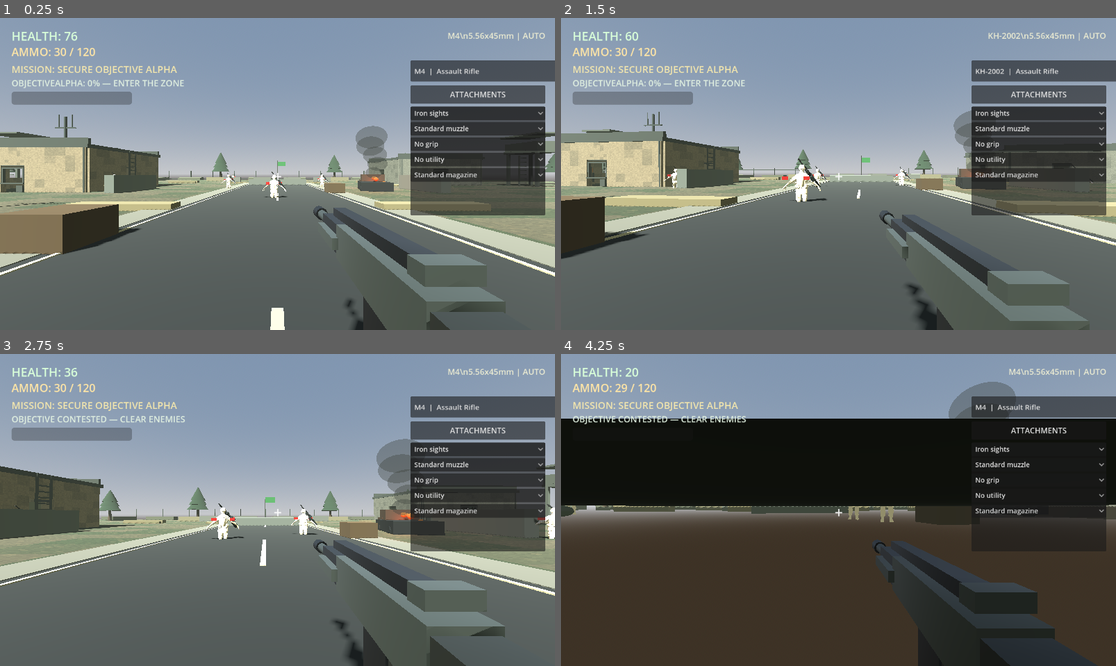
Above: before the commit, frames 1-4 (two rows, left to right).
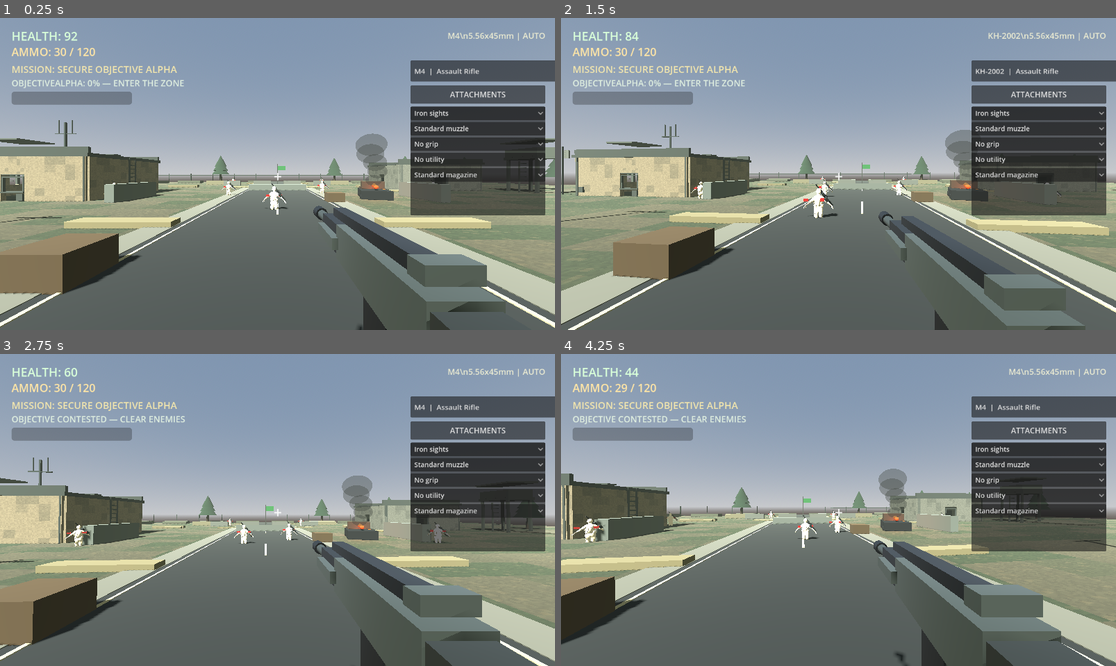
Above: after the commit, the same moments.

Repository: leefortine86-eng/Hunger-For-War
Game: Godot game, scene res://scenes/main.tscn
The game is run twice, just before and just after one commit, with the same random seed, the same clock (stepped at 60 frames per second) and the same inputs.
Inputs (mouse positions are in pixels of both pictures, inside the frame that each line leads up to):
- Up to frame 1 (0.25 s): no input
- Up to frame 2 (1.5 s): tap Enter at 0.5 s; move the mouse to (866, 174) at 0.52 s; hold W (move_forward) from 0.53 s (still down); tap R at 0.6 s; click (866, 174) at 0.67 s; tap Space at 0.77 s; move the mouse to (810, 174) at 1.27 s; tap Q at 1.35 s
- Up to frame 3 (2.75 s): keep holding W (move_forward); tap Space at 1.52 s; move the mouse to (288, 503) at 2.02 s; tap E at 2.1 s
- Up to frame 4 (4.25 s): keep holding W (move_forward); move the mouse to (832, 516) at 2.77 s; tap Shift at 2.85 s; click (832, 516) at 2.92 s; tap Space at 3.02, 3.77 s; move the mouse to (877, 513) at 3.52 s; hold Z from 3.53 s (still down)

The runs differ from the first frame. In frame 1, 20% of the frame differs, in the area x 0-100%, y 4-100%; in frame 2, 26%; in frame 3, 25%; in frame 4, 75%.
Error after the commit: Attempt to call function 'physics_step' in base 'null instance' on a null instance. (res://scripts/player.gd:529)

Commit message:
Delegate player simulation to tactical controller

Diff:
--- a/scripts/player.gd
+++ b/scripts/player.gd
@@ -7,7 +7,7 @@
 
 var health: float = 100.0
 var gravity: float = 20.0
-@onready var movement: PlayerMovement = $Movement
+@onready var controller: TacticalPlayerController = $Controller
 var mobile_move := Vector2.ZERO
 var joystick_touch_id := -1
 var look_touch_id := -1
@@ -526,10 +526,7 @@
     jump_key_was_down = jump_key_down
     mobile_jump_requested = false
 
-    camera.set_stance(prone, crouching)
-    movement.physics_step(delta, input_dir, sprinting, crouching, prone, jump_requested)
-    var horizontal_speed := Vector2(velocity.x, velocity.z).length()
-    camera.set_motion_state(horizontal_speed, movement.get_fatigue_ratio())
+    controller.physics_step(delta, input_dir, sprinting, crouching, prone, jump_requested)
 
     if is_instance_valid(sprint_button):
         sprint_button.text = "SPRINT ON" if mobile_sprint else "SPRINT"
